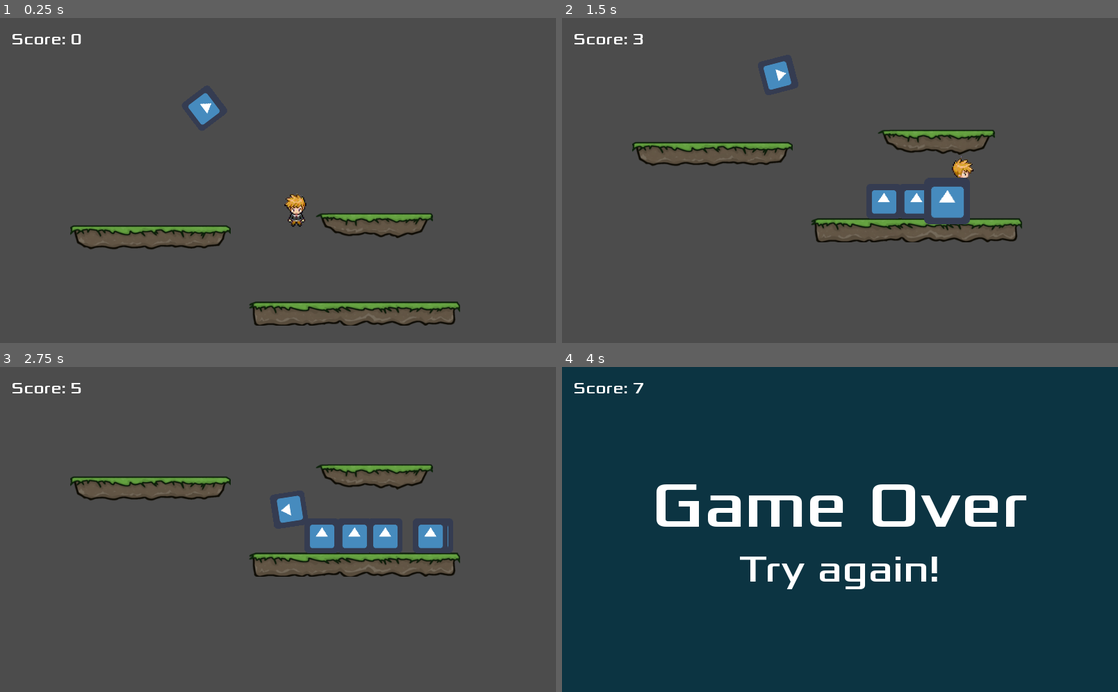
Above: before the commit, frames 1-4 (two rows, left to right).
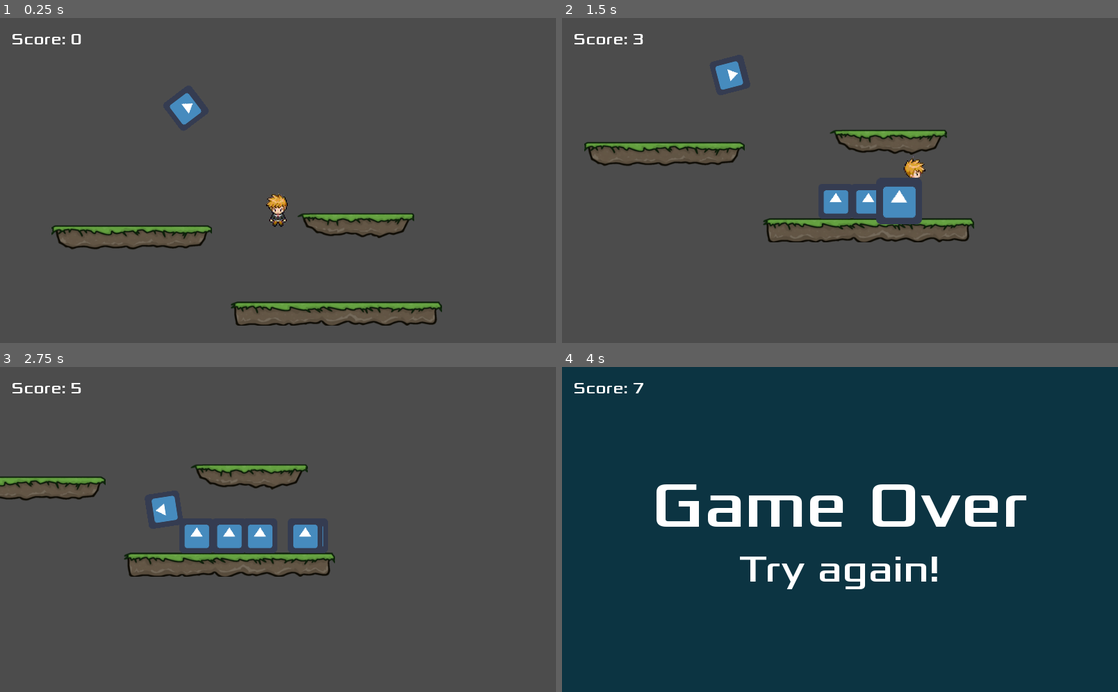
Above: after the commit, the same moments.

Repository: mflash/mygame20232
Game: Godot game, scene res://Game.tscn
The game is run twice, just before and just after one commit, with the same random seed, the same clock (stepped at 60 frames per second) and the same inputs. The engine's default icon, where the game draws it, is replaced by a stand-in: a white triangle on a blue panel in a dark square.
Inputs (mouse positions are in pixels of both pictures, inside the frame that each line leads up to):
- Up to frame 1 (0.25 s): no input
- Up to frame 2 (1.5 s): move the mouse to (962, 164) at 0.52 s; hold P (filter, bound only after the commit) 0.53-1.28 s; hold Right (right) from 0.53 s (still down); tap Space (jump) at 0.77, 0.8, 1.07, 1.35 s; move the mouse to (728, 196) at 1.27 s
- Up to frame 3 (2.75 s): tap Space (jump) at 1.52, 1.82, 2.3 s; tap P (filter, bound only after the commit) at 1.55 s; move the mouse to (333, 458) at 2.02 s; release Right (right) at 2.03 s; press the mouse at (333, 458) at 2.03 s; hold Left (left) from 2.03 s (still down)
- Up to frame 4 (4 s): move the mouse to (812, 594) at 2.77 s; release Left (left) at 2.78 s; release the mouse at (812, 594) at 2.78 s; hold Right (right) from 2.78 s (still down); tap P (filter, bound only after the commit) at 2.85 s; tap Space (jump) at 3.02, 3.32, 3.77, 3.8 s; move the mouse to (1006, 578) at 3.52 s; hold X from 3.53 s (still down)

The runs differ from the first frame. In frame 1, 3.3% of the frame differs, in the area x 9-83%, y 23-95%; in frame 2, 6.0%; in frame 3, 8.0%, in the area x 0-83%, y 29-65%; in frame 4, nothing differs.

Commit message:
Áudio: efeitos sonoros e músic, barramentos e uso de efeitos

Diff:
--- a/Game.gd
+++ b/Game.gd
@@ -10,6 +10,10 @@
 	sceneLimit = currentScene.get_node("SceneLimit")
 	player = currentScene.get_node("Player")
 
+func _input(event):
+	if event.is_action_pressed("filter"):
+		toggle_filter()
+
 func _physics_process(delta):
 	if sceneLimit == null:
 		return
@@ -20,6 +24,15 @@
 	if Input.is_key_pressed(KEY_X):
 		call_deferred("goto_scene", "res://GameOver.tscn")
 
+func toggle_filter():
+	print("Bus count: "+str(AudioServer.bus_count))
+	var filter : AudioEffectLowPassFilter = AudioServer.get_bus_effect(1, 0)
+	if filter.cutoff_hz == 500:
+		filter.cutoff_hz = 12000
+	else:
+		filter.cutoff_hz = 500
+
+
 func goto_scene(path: String):
 	print("Total children: "+str(get_child_count()))
 	var world := get_child(0)
--- a/Game.tscn
+++ b/Game.tscn
@@ -1,7 +1,8 @@
-[gd_scene load_steps=4 format=2]
+[gd_scene load_steps=5 format=2]
 
 [ext_resource path="res://Level1.tscn" type="PackedScene" id=1]
 [ext_resource path="res://HUD.tscn" type="PackedScene" id=2]
+[ext_resource path="res://SFX/Summer_Park.ogg" type="AudioStream" id=3]
 [ext_resource path="res://Game.gd" type="Script" id=8]
 
 [node name="Game" type="Node2D"]
@@ -11,5 +12,12 @@
 
 [node name="HUD" parent="." instance=ExtResource( 2 )]
 
+[node name="MusicPlayer" type="AudioStreamPlayer2D" parent="."]
+position = Vector2( 983, 186 )
+stream = ExtResource( 3 )
+autoplay = true
+max_distance = 500.0
+bus = "music"
+
 [editable path="Level"]
 [editable path="HUD"]
--- a/Player.gd
+++ b/Player.gd
@@ -5,8 +5,10 @@
 export (int) var gravity = 2500
 export (int) var jump_speed = -1000
 export (PackedScene) var box : PackedScene
+
 onready var target := position
 onready var sprite := $Sprite
+onready var sound := $PlayerSound
 
 var velocity = Vector2.ZERO
 var rotation_dir = 0
@@ -67,6 +69,8 @@
 		var b := box.instance()
 		b.position = global_position
 		owner.add_child(b)
+		if not sound.playing:
+			sound.play()
 
 	if right:
 		velocity.x += speed
--- a/Player.tscn
+++ b/Player.tscn
@@ -1,8 +1,9 @@
-[gd_scene load_steps=22 format=2]
+[gd_scene load_steps=23 format=2]
 
 [ext_resource path="res://char.png" type="Texture" id=1]
 [ext_resource path="res://Player.gd" type="Script" id=2]
 [ext_resource path="res://Items/Box.tscn" type="PackedScene" id=3]
+[ext_resource path="res://SFX/jump1.ogg" type="AudioStream" id=4]
 
 [sub_resource type="AtlasTexture" id=2]
 flags = 4
@@ -125,12 +126,13 @@
 
 [node name="Camera2D" type="Camera2D" parent="."]
 current = true
-limit_left = -1000
-limit_right = 1000
+drag_margin_h_enabled = true
 smoothing_enabled = true
-drag_margin_left = 0.6
 drag_margin_top = 0.6
-drag_margin_right = 0.6
 drag_margin_bottom = 0.6
 editor_draw_limits = true
 editor_draw_drag_margin = true
+
+[node name="PlayerSound" type="AudioStreamPlayer" parent="."]
+stream = ExtResource( 4 )
+bus = "sfx"
--- /dev/null
+++ b/default_bus_layout.tres
@@ -0,0 +1,22 @@
+[gd_resource type="AudioBusLayout" load_steps=2 format=2]
+
+[sub_resource type="AudioEffectLowPassFilter" id=1]
+resource_name = "LowPassFilter"
+cutoff_hz = 12000.0
+
+[resource]
+bus/0/volume_db = -1.12151
+bus/1/name = "music"
+bus/1/solo = false
+bus/1/mute = false
+bus/1/bypass_fx = false
+bus/1/volume_db = 0.0
+bus/1/send = "Master"
+bus/1/effect/0/effect = SubResource( 1 )
+bus/1/effect/0/enabled = true
+bus/2/name = "sfx"
+bus/2/solo = false
+bus/2/mute = false
+bus/2/bypass_fx = false
+bus/2/volume_db = -15.1981
+bus/2/send = "Master"
--- a/project.godot
+++ b/project.godot
@@ -63,6 +63,11 @@
 "events": [ Object(InputEventKey,"resource_local_to_scene":false,"resource_name":"","device":0,"alt":false,"shift":false,"control":false,"meta":false,"command":false,"pressed":false,"scancode":32,"physical_scancode":0,"unicode":0,"echo":false,"script":null)
  ]
 }
+filter={
+"deadzone": 0.5,
+"events": [ Object(InputEventKey,"resource_local_to_scene":false,"resource_name":"","device":0,"alt":false,"shift":false,"control":false,"meta":false,"command":false,"pressed":false,"scancode":0,"physical_scancode":80,"unicode":0,"echo":false,"script":null)
+ ]
+}
 
 [physics]
 
Not shown, added: SFX/Chiptune_Adventures_1.ogg.import
Not shown, added: SFX/Summer_Park.ogg.import
Not shown, added: SFX/coin_SFX.wav.import
Not shown, added: SFX/jump1.ogg.import
Not shown, added: SFX/pain.ogg.import
Not shown, added: SFX/Chiptune_Adventures_1.ogg
Not shown, added: SFX/Summer_Park.ogg
Not shown, added: SFX/coin_SFX.wav
Not shown, added: SFX/jump1.ogg
Not shown, added: SFX/pain.ogg
